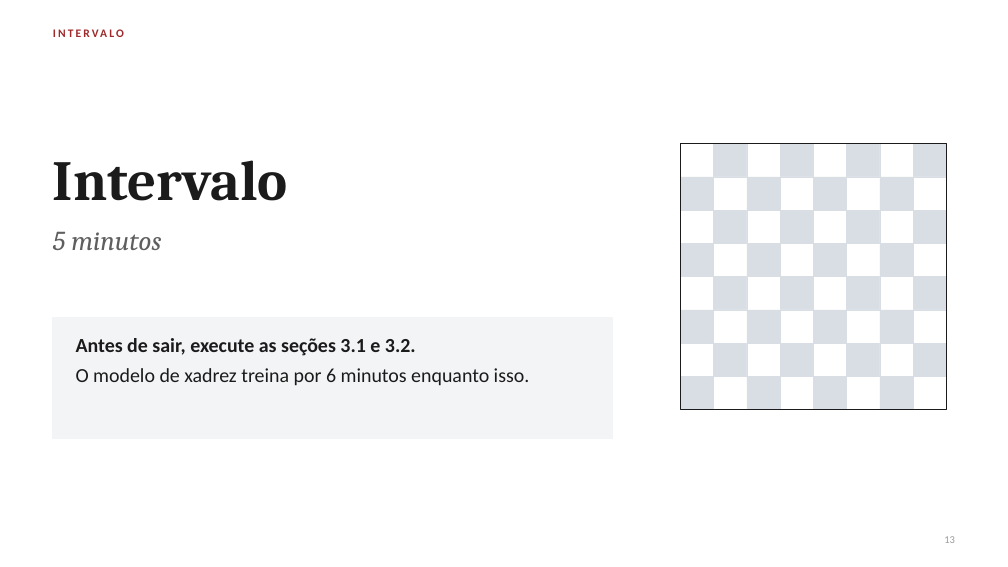
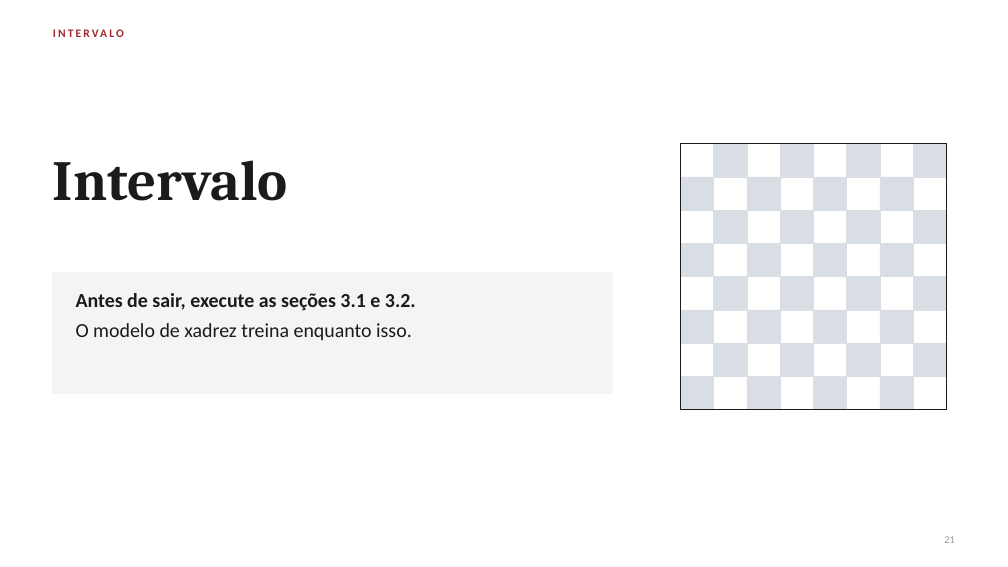
Before and after one commit to giovannibragasv/transformer-do-zero, a slide deck: slide 21 of slides/attention_workshop.pptx (slide 13 before the commit). Drawn at 1008x567 pixels with LibreOffice and Linux fonts; fonts in the diff are those of the drawing. Boxes give left, top, right and bottom in pixels: in the first picture for what was removed or moved away, otherwise in the second. Text is boxed around its words. In the diff, an @@ line names an element or a change of style, - is before the commit and + after.

```diff
--- a/slides/attention_workshop.pptx
+++ b/slides/attention_workshop.pptx
@@ text removed at [53, 231, 161, 250] @@
-5 minutos
@@ rectangle: place and size @@
-rectangle at [53, 318, 613, 439]
+rectangle at [53, 272, 613, 393]
@@ text "Antes de sair, execute as ...": place and size @@
-text "Antes de sair, execute as ..." at [76, 338, 530, 386]
+text "Antes de sair, execute as ..." at [76, 293, 416, 340]
@@ text at [76, 323, 412, 340]: text changed @@
-O modelo de xadrez treina por 6 minutos enquanto isso.
+O modelo de xadrez treina enquanto isso.
@@ text at [944, 536, 955, 543]: text changed @@
-13
+21
```
Also in this commit, not shown: 10 other slides changed, 13 slides added, 4 slides removed, 5 other files.
